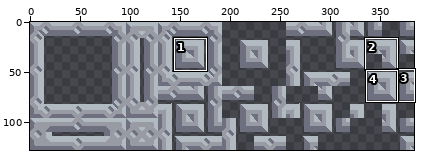
Two states of a sprite sheet, sprites/blocks/fyoungcha/crafting/crucible/crucible-base.png. Above, an overview of the earlier version with the close-up marked.
Close-up. The starting point:
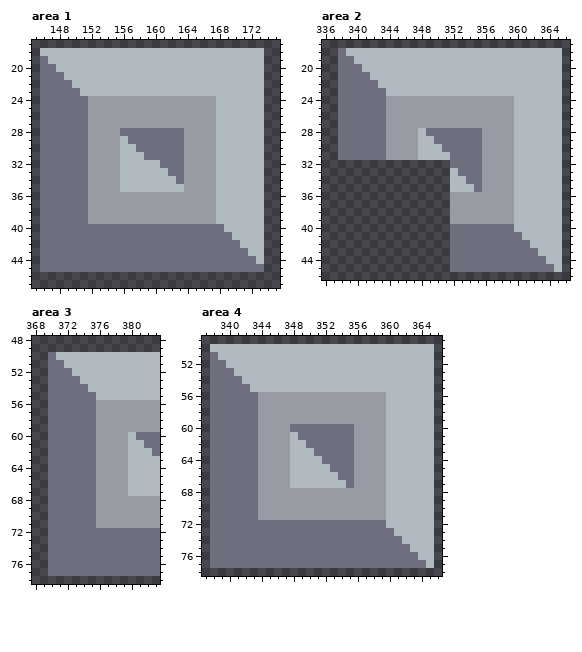
The file is 384x128 pixels. Shown: area 1: x 145..175, y 17..47; area 2: x 336..366, y 17..46; area 3: x 368..383, y 48..78; area 4: x 337..366, y 49..78. The commit also changed other parts of the picture, which this record leaves out.
And afterwards:
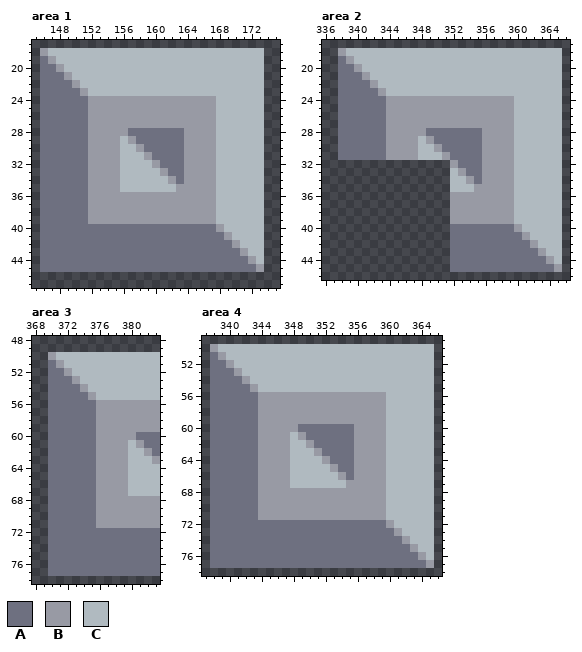
Palette (. is transparent): A #6e7080  B #989aa4  C #b0bac0
From old to new:
Area 1:
The edit turns colour A into colour B in row 28 at x 156; in row 29 at x 157; in row 30 at x 158; in row 31 at x 159; in row 40 at x 168; in row 41 at x 169.
The edit turns colour A into colour B in row 42 at x 170; in row 43 at x 171; in row 44 at x 172; in row 45 at x 173.
The edit turns colour C into colour B in row 18 at x 146; in row 19 at x 147; in row 20 at x 148; in row 21 at x 149; in row 22 at x 150; in row 23 at x 151.
The edit turns colour C into colour B in row 32 at x 160; in row 33 at x 161; in row 34 at x 162; in row 35 at x 163.
Area 2:
The edit turns colour A into colour B in row 18 at x 338; in row 19 at x 339; in row 20 at x 340; in row 21 at x 341; in row 22 at x 342; in row 23 at x 343.
The edit turns colour A into colour B in row 32 at x 352; in row 33 at x 353; in row 34 at x 354; in row 35 at x 355.
The edit turns colour C into colour B in row 28 at x 348; in row 29 at x 349; in row 30 at x 350; in row 31 at x 351; in row 40 at x 360; in row 41 at x 361.
The edit turns colour C into colour B in row 42 at x 362; in row 43 at x 363; in row 44 at x 364; in row 45 at x 365.
Area 3:
The edit turns colour A into colour B in row 50 at x 370; in row 51 at x 371; in row 52 at x 372; in row 53 at x 373; in row 54 at x 374; in row 55 at x 375.
The edit turns colour C into colour B in row 60 at x 380; in row 61 at x 381; in row 62 at x 382; in row 63 at x 383.
Area 4:
The edit turns colour A into colour B in row 60 at x 348; in row 61 at x 349; in row 62 at x 350; in row 63 at x 351; in row 64 at x 352; in row 65 at x 353.
The edit turns colour A into colour B in row 66 at x 354; in row 67 at x 355.
The edit turns colour C into colour B in row 50 at x 338; in row 51 at x 339; in row 52 at x 340; in row 53 at x 341; in row 54 at x 342; in row 55 at x 343.
The edit turns colour C into colour B in row 72 at x 360; in row 73 at x 361; in row 74 at x 362; in row 75 at x 363; in row 76 at x 364; in row 77 at x 365.
Pixel boxes of the changes (left, top, right, bottom) in both close-ups:
changed: (40, 48, 264, 272)
changed: (338, 48, 386, 96)
changed: (418, 128, 482, 192)
changed: (514, 224, 562, 272)
changed: (48, 352, 96, 400)
changed: (128, 432, 160, 464)
changed: (210, 344, 434, 568)
